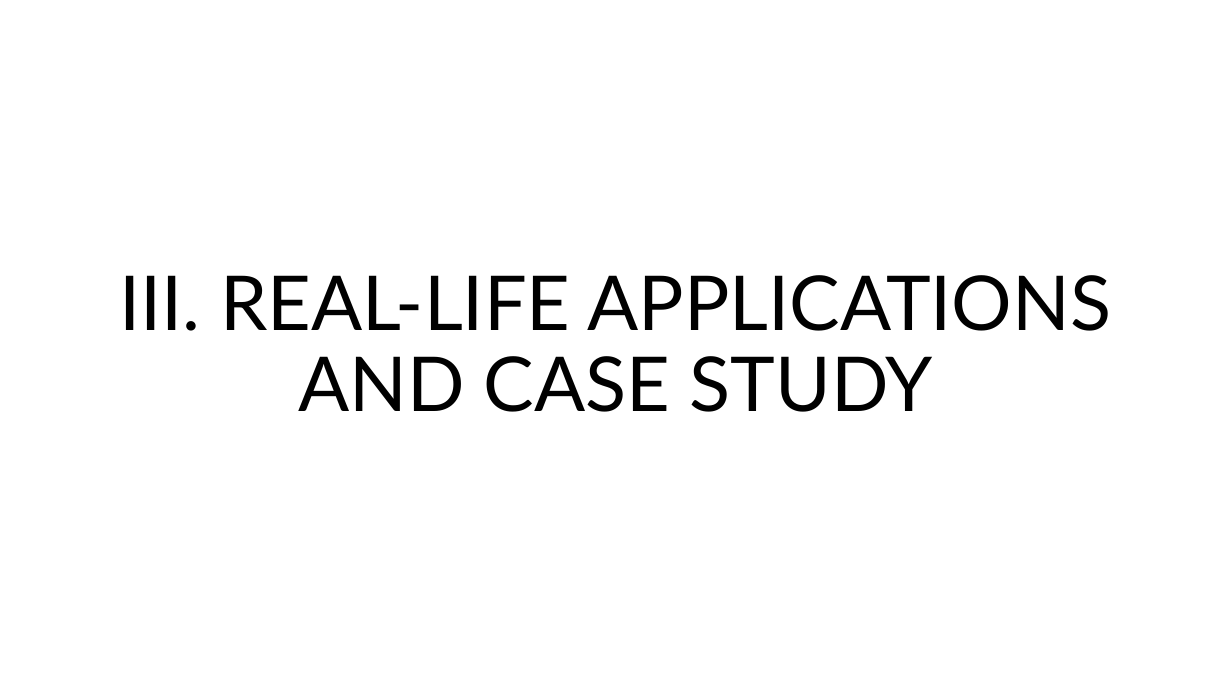
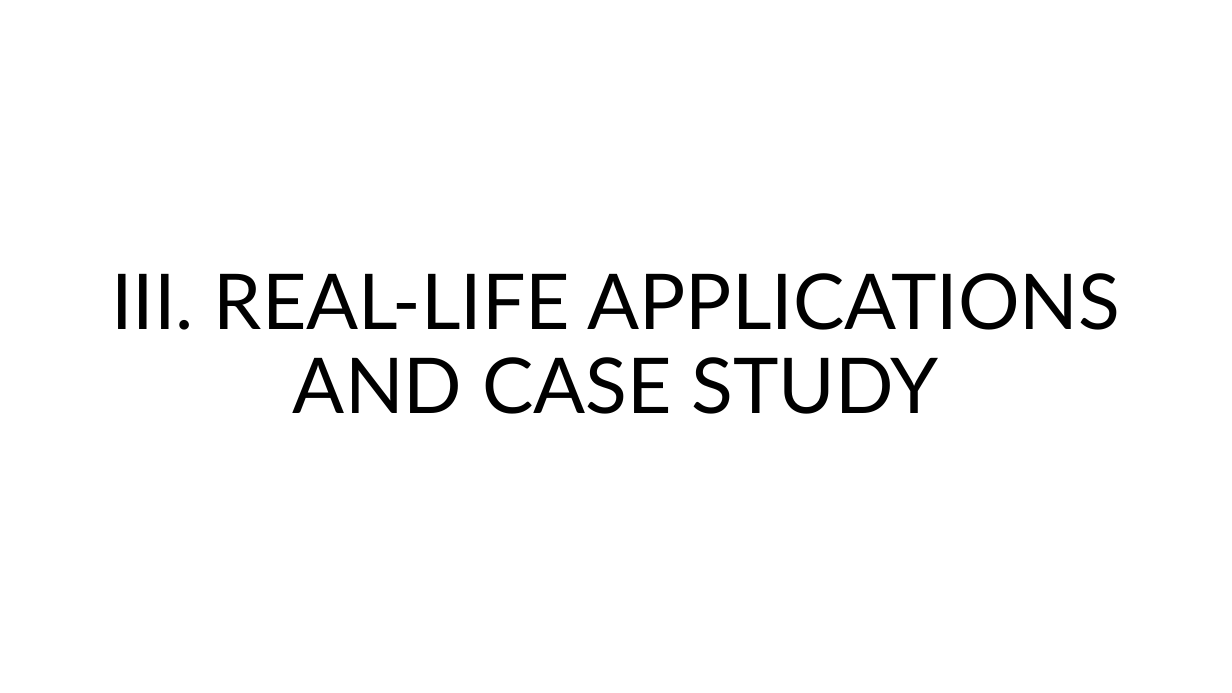
Before and after one commit to JustinLRT/justinlrt.github.io, a slide deck: slide 60 of media/dnl/g1-orgman-pres.pptx. Drawn at 1232x693 pixels with LibreOffice and Linux fonts; fonts in the diff are those of the drawing. Boxes give left, top, right and bottom in pixels: in the first picture for what was removed or moved away, otherwise in the second. Text is boxed around its words. In the diff, an @@ line names an element or a change of style, - is before the commit and + after.

```diff
--- a/media/dnl/g1-orgman-pres.pptx
+++ b/media/dnl/g1-orgman-pres.pptx
@@ title "III. REAL-LIFE APPLICATIONS AND CASE ..." at [111,273,1121,414]: size 59 to 60 pt @@
```
Also in this commit, not shown: 1 slide added.
